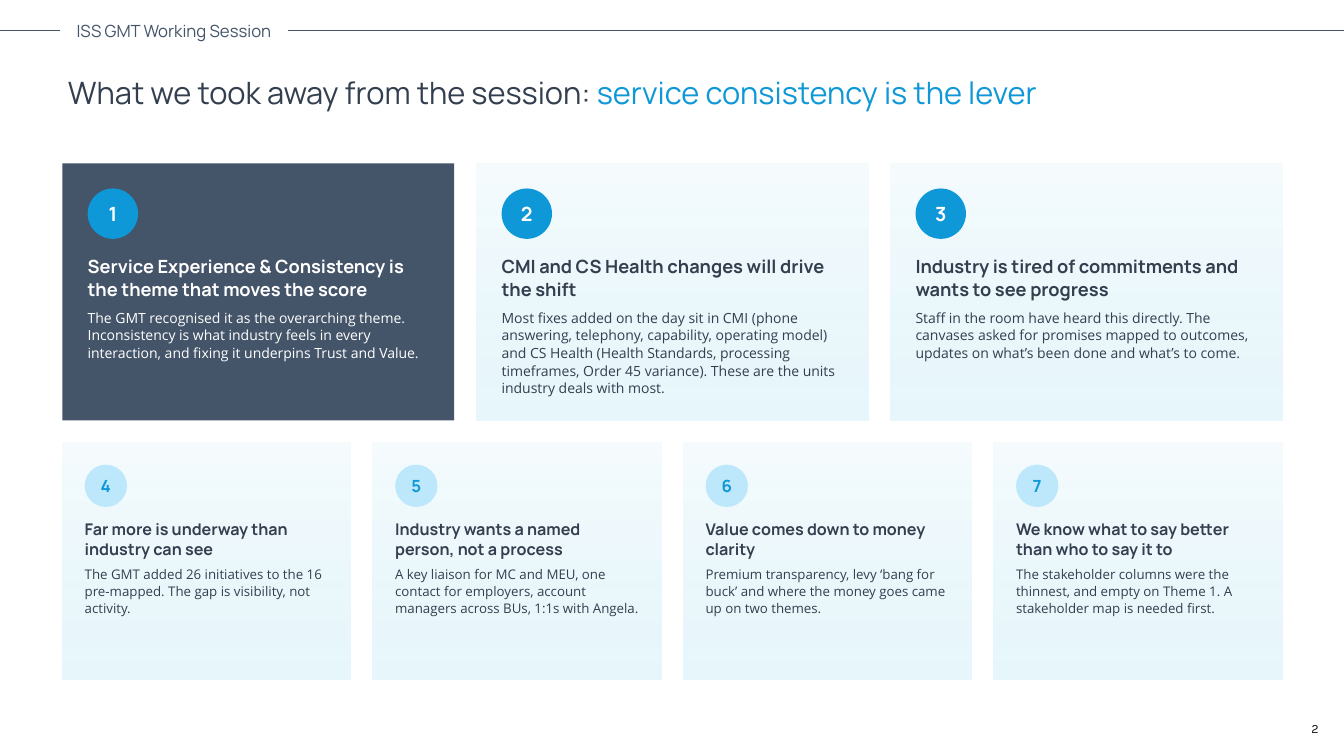
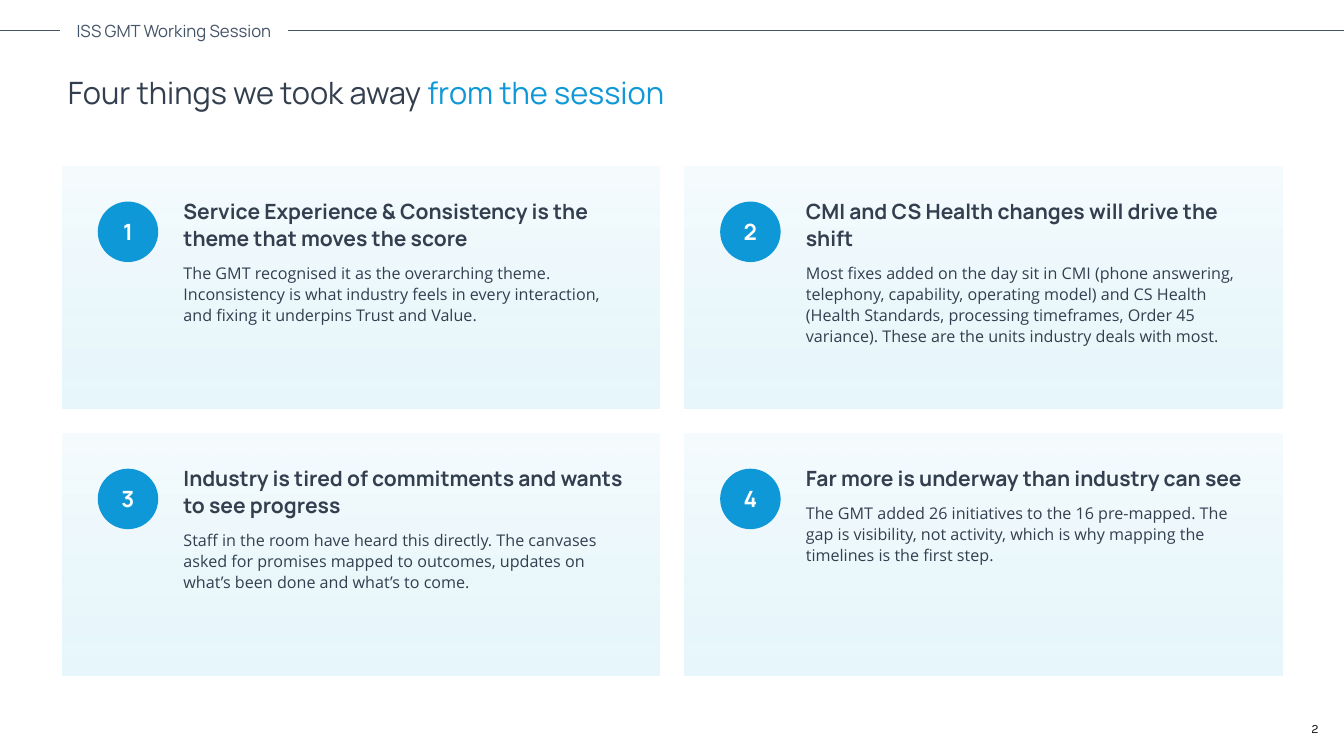
Before and after one commit to alyciawolf02/claude, a slide deck: slide 2 of outputs/ISS_GMT_Workshop_Outputs.pptx. Drawn at 1344x756 pixels with LibreOffice and Linux fonts; fonts in the diff are those of the drawing. Boxes give left, top, right and bottom in pixels: in the first picture for what was removed or moved away, otherwise in the second. Text is boxed around its words. In the diff, an @@ line names an element or a change of style, - is before the commit and + after.

```diff
--- a/outputs/ISS_GMT_Workshop_Outputs.pptx
+++ b/outputs/ISS_GMT_Workshop_Outputs.pptx
@@ text at bbox=[68, 81, 664, 112]: text changed @@
-What we took away from the session: service consistency is the lever
+Four things we took away from the session
@@ rectangle: place and size @@
-rectangle at bbox=[63, 163, 455, 420]
+rectangle at bbox=[63, 166, 659, 408]
@@ rectangle at bbox=[63, 166, 659, 408]: fill #445469 to gradient #F6FCFE to #DDF4FB @@
@@ rectangle: place and size @@
-rectangle at bbox=[477, 163, 869, 420]
+rectangle at bbox=[685, 166, 1281, 408]
@@ ellipse "1": place and size @@
-ellipse "1" at bbox=[88, 189, 138, 239]
+ellipse "1" at bbox=[98, 202, 158, 262]
@@ text "Service Experience & Consistency is ...": place and size @@
-text "Service Experience & Consistency is ..." at bbox=[88, 259, 418, 362]
+text "Service Experience & Consistency is ..." at bbox=[183, 203, 600, 325]
@@ text "Service Experience & Consistency is ..." at bbox=[183, 203, 600, 325]: size 13 to 15 pt in "Service Experience & Consistency is the theme ..."; text colour #FFFFFF to #333F4F; size 10 to 11.5 pt in "The GMT recognised it as the overarching ..."; line spacing 1.05 to 1.08; more space between paragraphs @@
@@ ellipse "2": place and size @@
-ellipse "2" at bbox=[502, 189, 553, 239]
+ellipse "2" at bbox=[720, 202, 780, 262]
@@ text "CMI and CS Health changes ...": place and size @@
-text "CMI and CS Health changes ..." at bbox=[502, 259, 835, 397]
+text "CMI and CS Health changes ..." at bbox=[806, 203, 1233, 346]
@@ text "CMI and CS Health changes ..." at bbox=[806, 203, 1233, 346]: size 13 to 15 pt in "CMI and CS Health changes will drive ..."; size 10 to 11.5 pt in "Most fixes added on the day sit ..."; line spacing 1.05 to 1.08; more space between paragraphs @@
@@ rectangle: place and size @@
-rectangle at bbox=[890, 163, 1282, 420]
+rectangle at bbox=[63, 434, 659, 676]
@@ rectangle removed at bbox=[373, 443, 661, 680] @@
@@ rectangle removed at bbox=[684, 443, 972, 680] @@
@@ rectangle: place and size @@
-rectangle at bbox=[63, 443, 351, 680]
+rectangle at bbox=[685, 434, 1281, 676]
@@ rectangle removed at bbox=[994, 443, 1282, 680] @@
@@ size 14 to 16 pt in 3 elements at bbox=[98, 202, 158, 262], bbox=[720, 202, 780, 262], bbox=[98, 469, 158, 529] @@
@@ ellipse "3": place and size @@
-ellipse "3" at bbox=[915, 189, 966, 239]
+ellipse "3" at bbox=[98, 469, 158, 529]
@@ text "Industry is tired of commitments ...": place and size @@
-text "Industry is tired of commitments ..." at bbox=[916, 259, 1248, 362]
+text "Industry is tired of commitments ..." at bbox=[183, 470, 623, 588]
@@ text "Industry is tired of commitments ..." at bbox=[183, 470, 623, 588]: size 13 to 15 pt in "Industry is tired of commitments and wants ..."; size 10 to 11.5 pt in "Staff in the room have heard this ..."; line spacing 1.05 to 1.08; more space between paragraphs @@
@@ ellipse removed at bbox=[395, 465, 438, 507] @@
-5
@@ ellipse removed at bbox=[706, 465, 748, 507] @@
-6
@@ ellipse "4": place and size @@
-ellipse "4" at bbox=[85, 465, 127, 507]
+ellipse "4" at bbox=[720, 469, 780, 529]
@@ ellipse "4" at bbox=[720, 469, 780, 529]: size 12 to 16 pt, text colour #0E98D7 to #FFFFFF; fill #BDE7FB to #0E98D7 @@
@@ text at bbox=[806, 470, 1242, 491]: size 11.5 to 15 pt in "Far more is underway than industry can ..."; line spacing 1.05 to 1.08; more space between paragraphs @@
@@ text "Far more is underway than ...": place and size @@
-text "Far more is underway than ..." at bbox=[85, 523, 322, 616]
+text "Far more is underway than ..." at bbox=[806, 470, 1242, 565]
@@ ellipse removed at bbox=[1016, 465, 1059, 507] @@
-7
@@ text at bbox=[806, 506, 1228, 565]: text changed; size 9.5 to 11.5 pt @@
-The GMT added 26 initiatives to the 16 pre-mapped. The gap is visibility, not activity.
+The GMT added 26 initiatives to the 16 pre-mapped. The gap is visibility, not activity, which is why mapping the timelines is the first step.
@@ text removed at bbox=[395, 523, 639, 616] @@
-Industry wants a named person, not a process
-A key liaison for MC and MEU, one contact for employers, account managers across BUs, 1:1s with Angela.
@@ text removed at bbox=[706, 523, 946, 616] @@
-Value comes down to money clarity
-Premium transparency, levy ‘bang for buck’ and where the money goes came up on two themes.
@@ text removed at bbox=[1016, 523, 1232, 616] @@
-We know what to say better than who to say it to
-The stakeholder columns were the thinnest, and empty on Theme 1. A stakeholder map is needed first.
```
